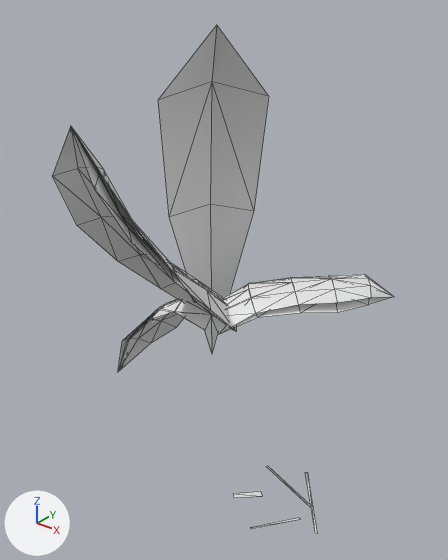
The OBJ model game/assets/models/plants/SM_Plant_BananaYoung_Leaf_LOD1.obj: old version first, new version second.
Rendered twice from a 50 mm camera at (2.23, -2.72, 3.94) aimed at (-0.1, 0.19, 2.13). Lighting does not change. The marker at lower left points along +X, +Y and +Z. The first picture is the older version. Mesh edges are drawn as thin lines. Where no turn or scale is listed for an object, it has been applied to the vertices. Vertices at exactly the same position are counted once.

In view in the first picture: 'SM_Plant_BananaYoung_Leaf_LOD1'.
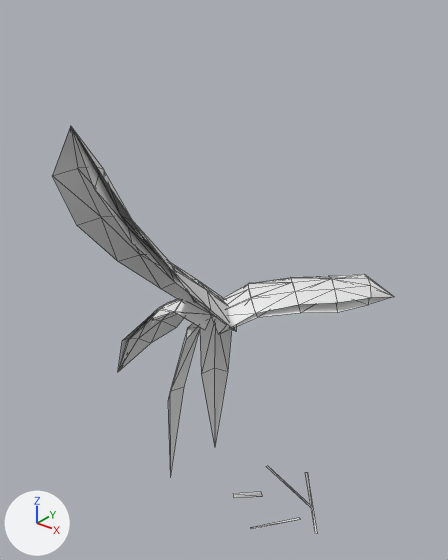
Changed parts and their boxes [x1, y1, x2, y2] in the pictures (448 x 560 px):
```json
{"object": "SM_Plant_BananaYoung_Leaf_LOD1", "change": "reshaped", "before": [52, 25, 394, 534], "after": [52, 126, 394, 534], "on screen": "20% shorter"}
{"part": 1, "of": "me_sm_plant_bananayoung_leaf_lod1", "change": "cut back", "before": [158, 25, 269, 354], "after": [168, 317, 232, 476]}
```

Scene script edits in JSON lines:
```json
{"block": "me_sm_plant_bananayoung_leaf_lod1", "where": "# used by ob_sm_plant_bananayoung_leaf_lod1; location = (0.0, 0.0, 0.0)"}
{"op": "remove", "block": "me_sm_plant_bananayoung_leaf_lod1", "code": "me_sm_plant_bananayoung_leaf_lod1.from_pydata(...)  # 146 vertices, 211 faces; spans x -1.09..0.86, y -0.95..0.94, z -0.06..3.72"}
{"op": "add", "block": "me_sm_plant_bananayoung_leaf_lod1", "code": "me_sm_plant_bananayoung_leaf_lod1.from_pydata(...)  # 153 vertices, 219 faces; spans x -1.09..0.86, y -0.95..0.94, z -0.06..3.33"}
{"block": "me_sm_plant_bananayoung_leaf_lod1", "change": "me_sm_plant_bananayoung_leaf_lod1 part 1"}
{"block": "me_sm_plant_bananayoung_leaf_lod1", "change": "7 vertices are removed from x -0.54..0.06, y -0.06..0.58, z 2.49..3.72"}
{"block": "me_sm_plant_bananayoung_leaf_lod1", "change": "8 faces are deleted"}
{"block": "me_sm_plant_bananayoung_leaf_lod1", "change": "1 vertex moves from x -0.47, y 0.49, z 1.25 to x -0.29, y 0.31, z 0.52"}
{"block": "me_sm_plant_bananayoung_leaf_lod1", "change": "14 vertices are added at x -0.4..0.0, y -0.18..0.32, z 0.45..2.07"}
{"block": "me_sm_plant_bananayoung_leaf_lod1", "change": "16 new faces join them"}
```
